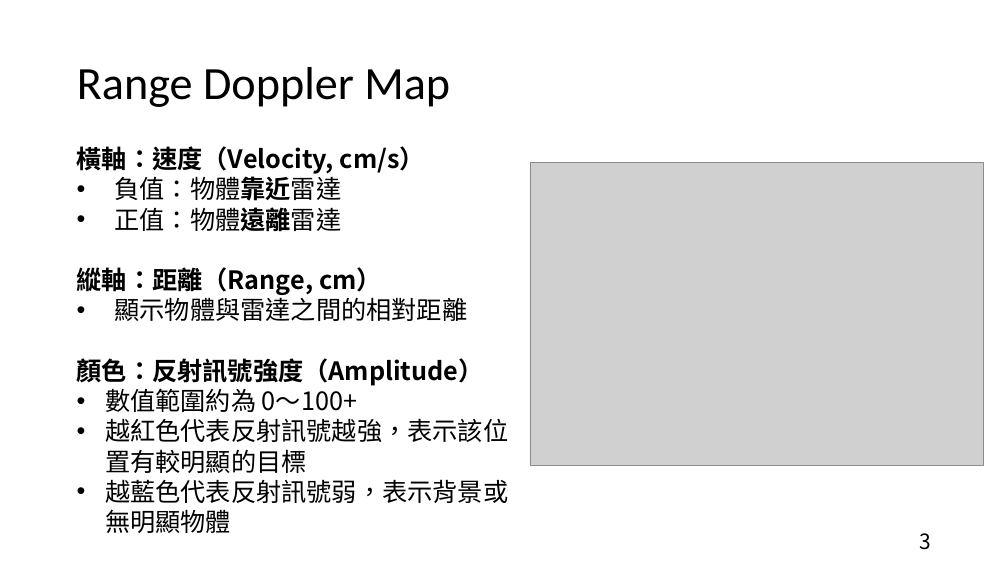
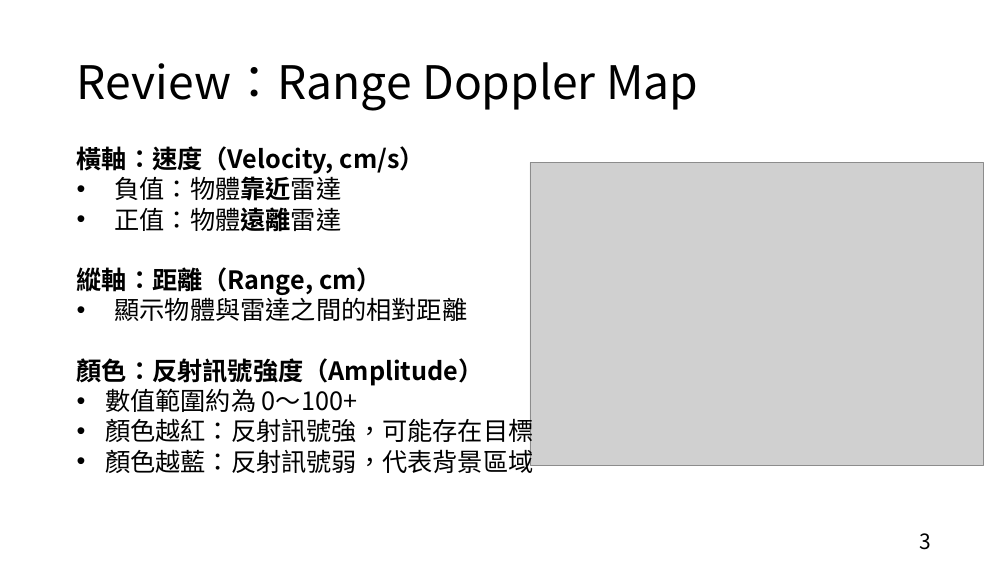
Before and after one commit to hcjohn463/Radar-tracking, a slide deck: slide 3 of proposal/0415/0415.pptx. Drawn at 1008x567 pixels with LibreOffice and Linux fonts; fonts in the diff are those of the drawing; grey boxes stand for pictures. Boxes give left, top, right and bottom in pixels: in the first picture for what was removed or moved away, otherwise in the second. Text is boxed around its words. In the diff, an @@ line names an element or a change of style, - is before the commit and + after.

Commit message:
Edit PPT

```diff
--- a/proposal/0415/0415.pptx
+++ b/proposal/0415/0415.pptx
@@ title at (77, 62, 698, 111): text changed; font Calibri to Noto Sans CJK SC @@
-Range Doppler Map
+Review：Range Doppler Map
@@ text at (105, 415, 533, 473): text changed @@
-• 越紅色代表反射訊號越強，表示該位置有較明顯的目標
-• 越藍色代表反射訊號弱，表示背景或無明顯物體
+• 顏色越紅：反射訊號強，可能存在目標
+• 顏色越藍：反射訊號弱，代表背景區域
```
Also in this commit, not shown: 8 other slides changed, 8 slides added, 2 slides removed, 15 other files.
